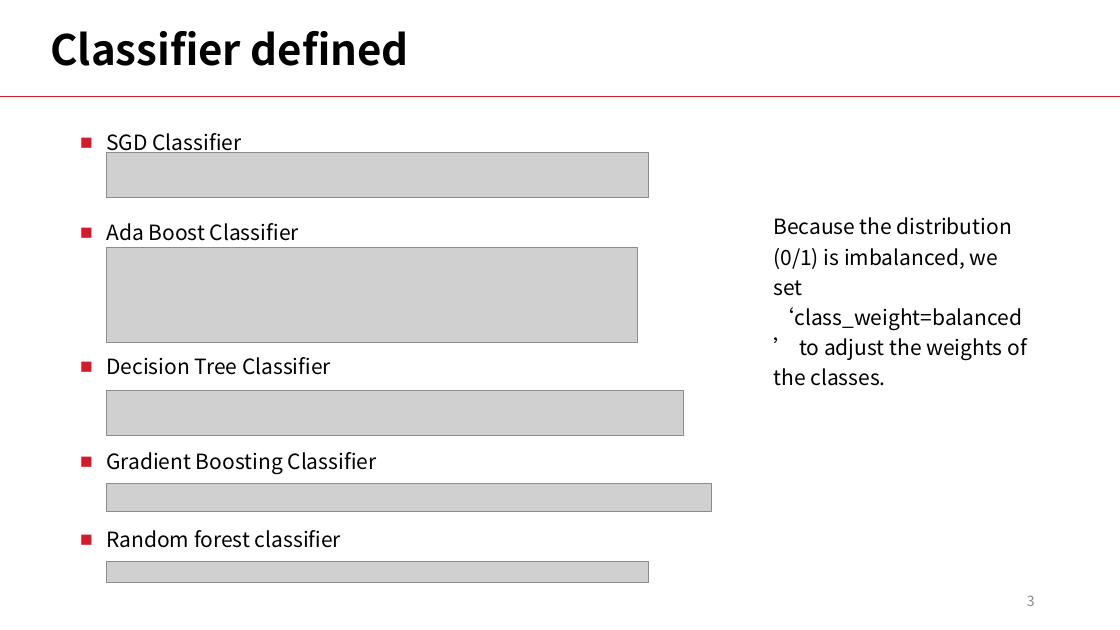
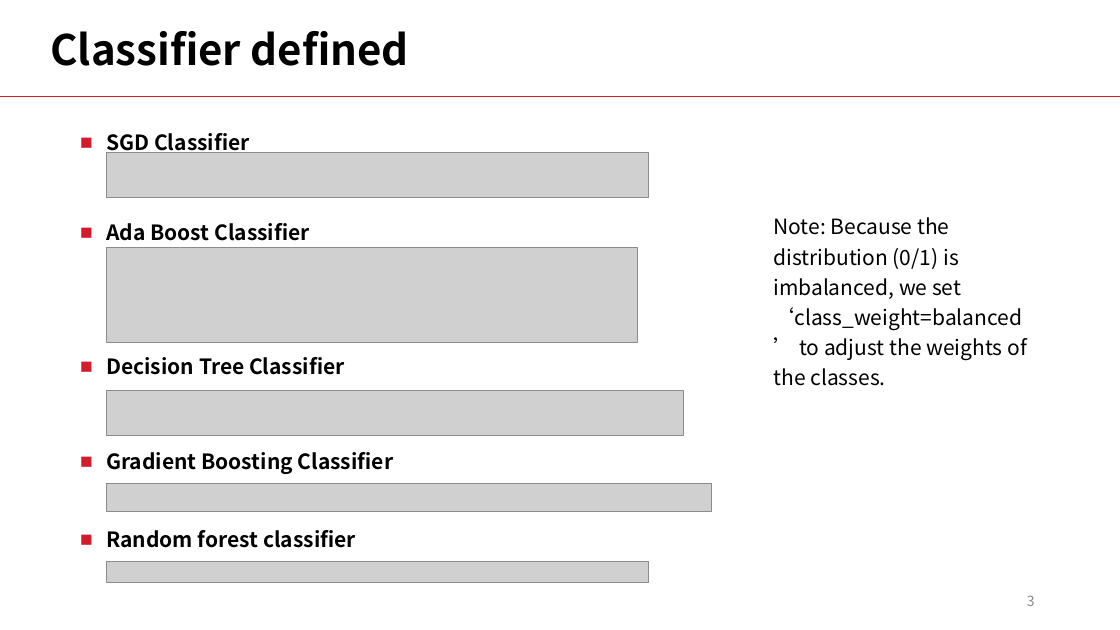
Before and after one commit to LiyangSong/Advertisement-CTR-Prediction, a slide deck: slide 3 of submissions/phase3/stepv.pptx. Drawn at 1120x630 pixels with LibreOffice and Linux fonts; fonts in the diff are those of the drawing; grey boxes stand for pictures. Boxes give left, top, right and bottom in pixels: in the first picture for what was removed or moved away, otherwise in the second. Text is boxed around its words. In the diff, an @@ line names an element or a change of style, - is before the commit and + after.

```diff
--- a/submissions/phase3/stepv.pptx
+++ b/submissions/phase3/stepv.pptx
@@ text at (773,217,1027,386): text changed @@
-Because the distribution (0/1) is imbalanced, we set ‘class_weight=balanced’ to adjust the weights of the classes.
+Note: Because the distribution (0/1) is imbalanced, we set ‘class_weight=balanced’ to adjust the weights of the classes.
@@ bold on in 5 elements at (106,133,249,156), (106,223,309,241), (106,357,344,375), (106,452,393,474), (106,530,356,548) @@
```
Also in this commit, not shown: 21 other slides changed.
